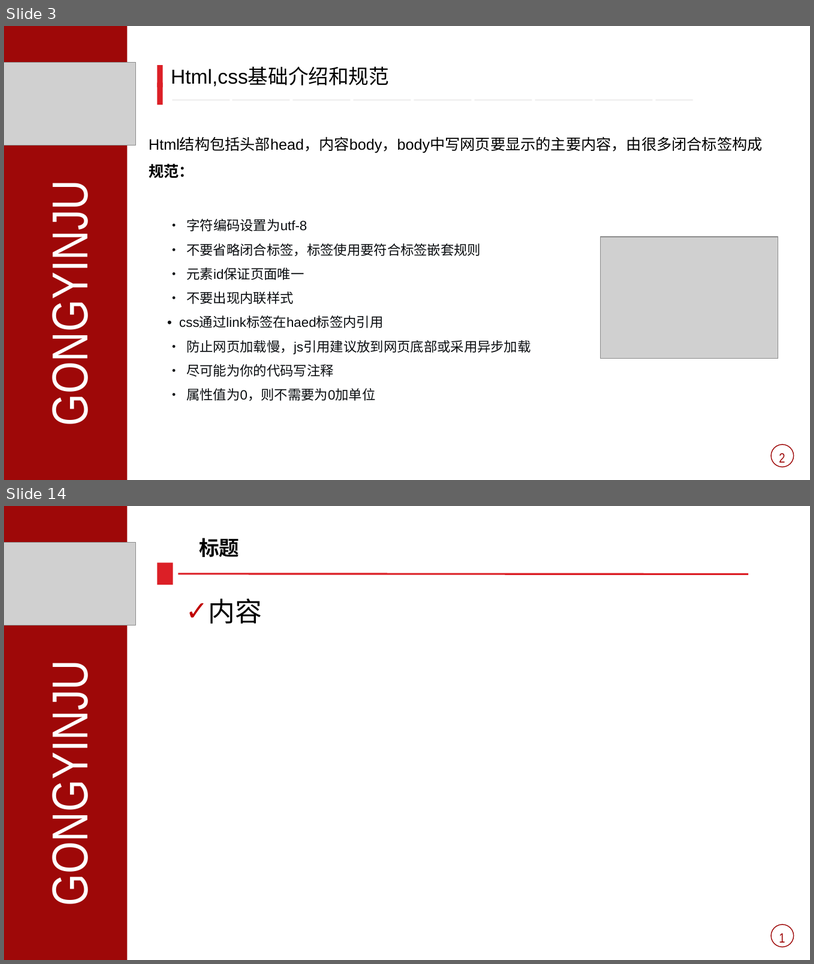
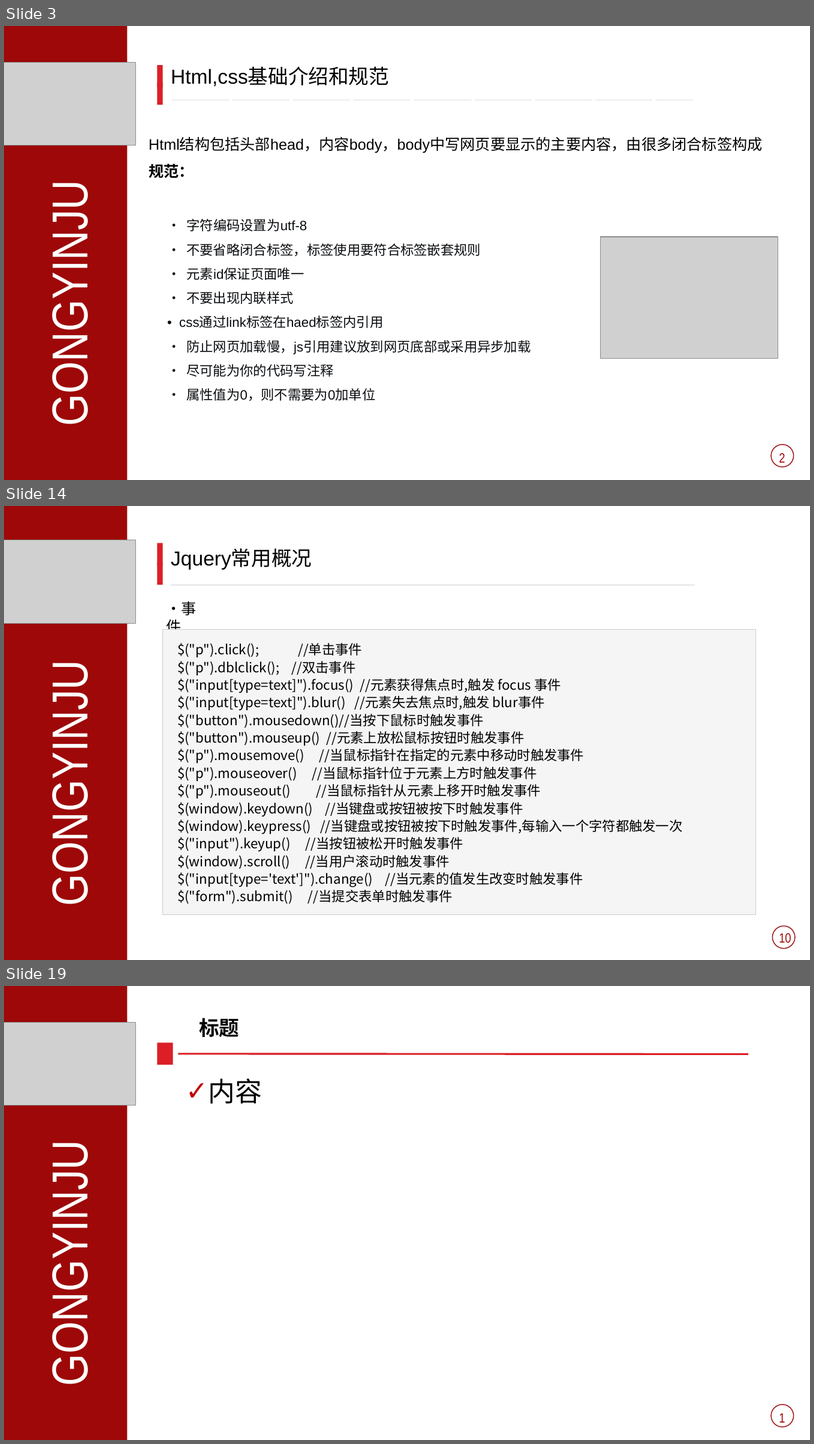
Before and after one commit to fanpeiyao/printTpl, a slide deck: 前端培训.ppt. Shown one above the other, each under a label of ours: slides 3 and 14 before the commit, slides 3, 14 and 19 after it; the slides between them are not shown. The pictures are 814x964 and 814x1444 pixels, drawn with LibreOffice and Linux fonts; fonts in the diff are those of the drawing; grey boxes stand for pictures. Boxes give left, top, right and bottom in pixels: in the first picture for what was removed or moved away, otherwise in the second. Text is boxed around its words. In the diff, an @@ line names an element or a change of style, - is before the commit and + after.

```diff
--- a/前端培训.ppt
+++ b/前端培训.ppt
@@ slide 14 added at box(4, 506, 810, 960), background #FFFFFF @@
@@ rectangle added at box(4, 506, 128, 960), fill #9E0808 @@
@@ picture added at box(4, 540, 137, 623) @@
@@ rectangle added at box(157, 543, 162, 565), fill #DC1F26 @@
@@ text added at box(171, 549, 312, 570), 24 pt, text #E7E6E6 @@
+Jquery常用概况
+——————————————————————————
@@ rectangle added at box(157, 563, 162, 585), fill #DC1F26 @@
@@ text added at box(166, 601, 196, 630), 18 pt, text #000000 @@
+•事件
@@ rectangle added at box(162, 629, 756, 914), fill #F5F5F5, outline #CCCCCC 0.74 pt @@
@@ text added at box(177, 643, 683, 904), 16 pt, text #000000 @@
+$("p").click(); //单击事件
+$("p").dblclick(); //双击事件
+$("input[type=text]").focus() //元素获得焦点时,触发 focus 事件
+$("input[type=text]").blur() //元素失去焦点时,触发 blur事件
+$("button").mousedown()//当按下鼠标时触发事件
+$("button").mouseup() //元素上放松鼠标按钮时触发事件
+$("p").mousemove() //当鼠标指针在指定的元素中移动时触发事件
+$("p").mouseover() //当鼠标指针位于元素上方时触发事件
+$("p").mouseout() //当鼠标指针从元素上移开时触发事件
+$(window).keydown() //当键盘或按钮被按下时触发事件
+$(window).keypress() //当键盘或按钮被按下时触发事件,每输入一个字符都触发一次
+$("input").keyup() //当按钮被松开时触发事件
+$(window).scroll() //当用户滚动时触发事件
+$("input[type='text']").change() //当元素的值发生改变时触发事件
+$("form").submit() //当提交表单时触发事件
@@ text added at box(41, 684, 98, 898), 60 pt, text #FFFFFF @@
+GONGYINJU
@@ ellipse added at box(773, 925, 795, 948), outline #9E0808 0.99 pt @@
@@ text added at box(779, 933, 791, 943), 16 pt, text #9E0808 @@
+10
@@ what was slide 14 is now slide 19 @@
```
Also in this commit, not shown: 10 slides changed, 4 other slides added.
